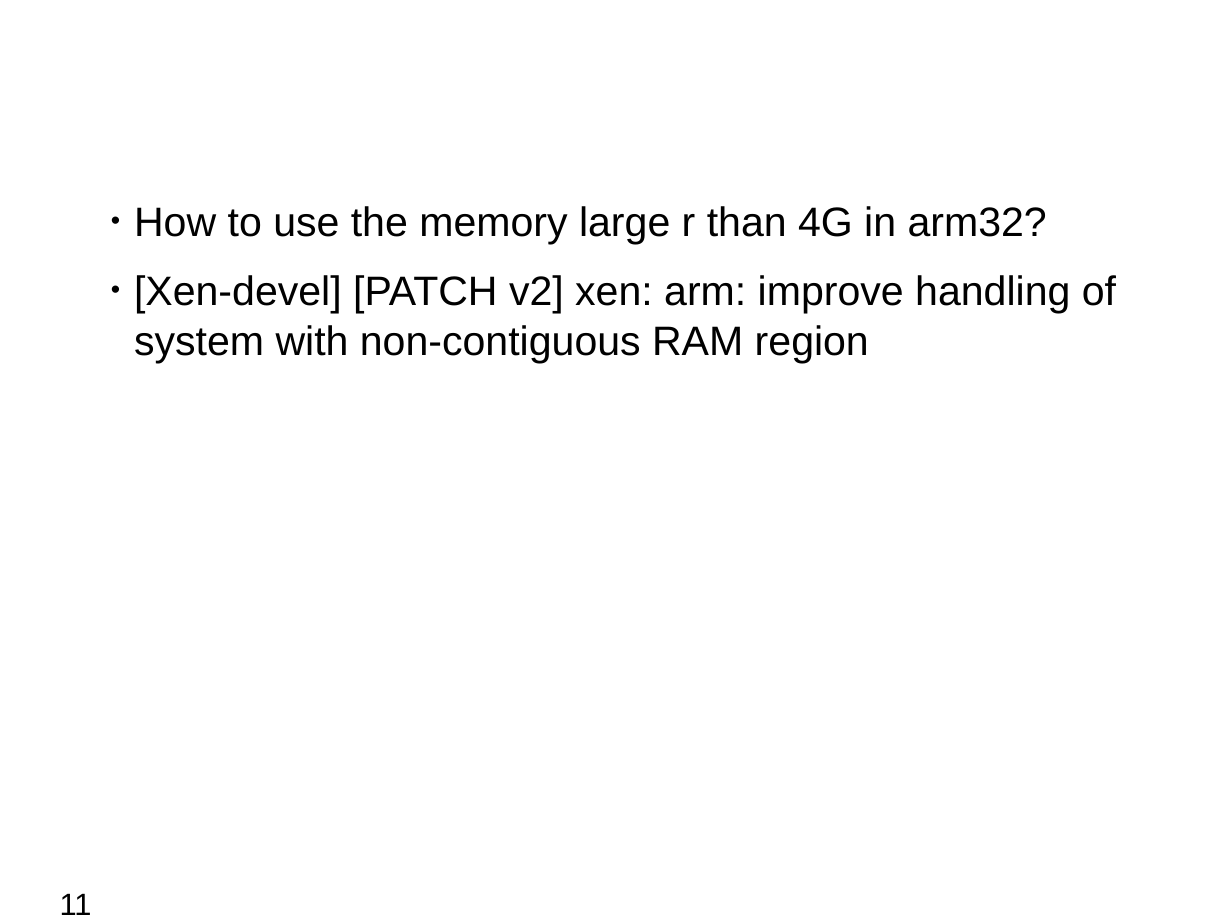
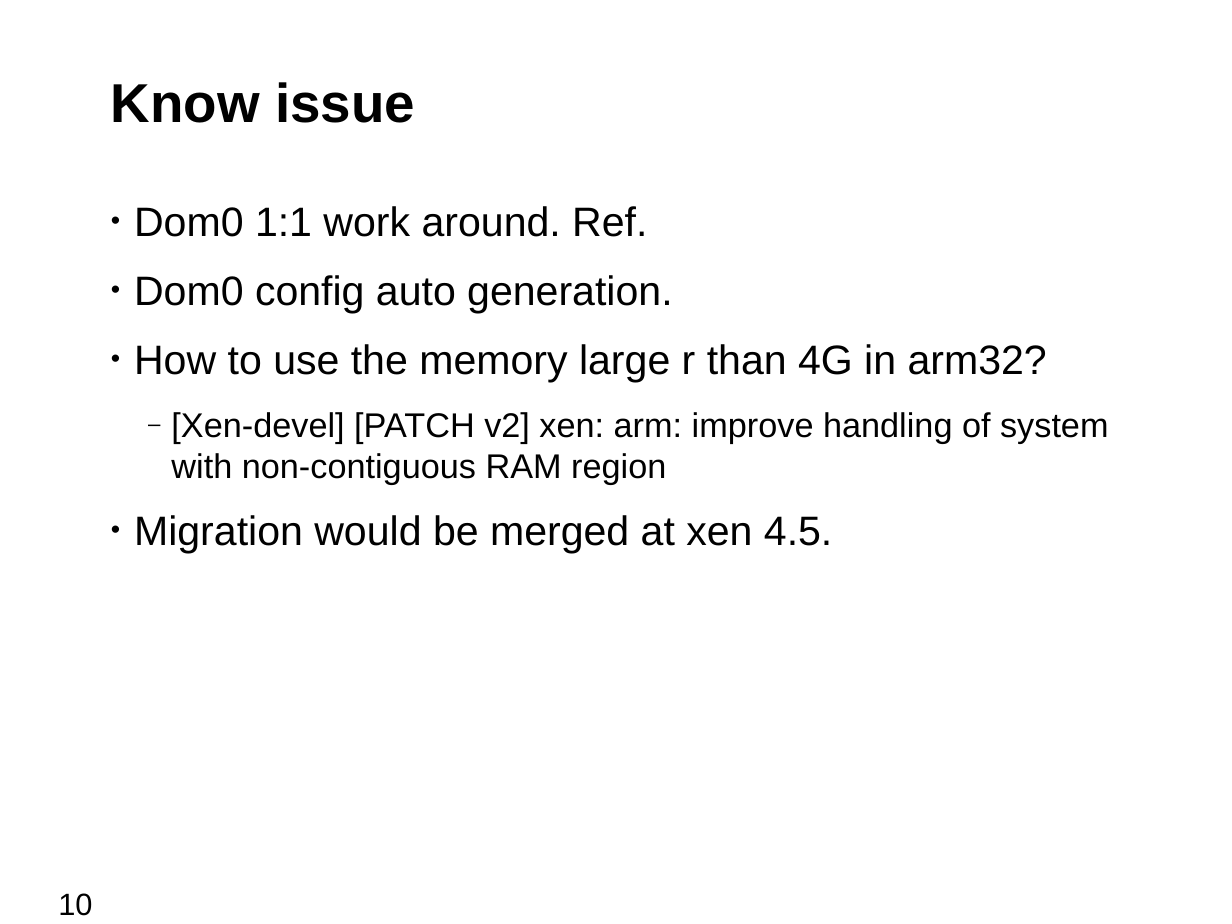
Before and after one commit to bjzhang/open_log, a slide deck: slide 10 of novell/community/ouros/xen_on_cubietruck.odp (slide 11 before the commit). Drawn at 1232x924 pixels with LibreOffice and Linux fonts; fonts in the diff are those of the drawing; background and template pictures are left out. Boxes give left, top, right and bottom in pixels: in the first picture for what was removed or moved away, otherwise in the second. Text is boxed around its words. In the diff, an @@ line names an element or a change of style, - is before the commit and + after.

```diff
--- a/novell/community/ouros/xen_on_cubietruck.odp
+++ b/novell/community/ouros/xen_on_cubietruck.odp
@@ title added at (111,82,415,123), 32 pt, text #000000, bold @@
+Know issue
@@ text at (134,206,672,314): paragraphs added @@
+• Dom0 1:1 work around. Ref.
+• Dom0 config auto generation.
@@ text at (171,412,1108,484): size 24 to 20 pt in "[Xen-devel] [PATCH v2] xen: arm: improve handling ..."; bullet • to ‒; list level 1 to 2 in "[Xen-devel] [PATCH v2] xen: arm: ..." @@
@@ text at (134,515,832,554): paragraph added @@
+• Migration would be merged at xen 4.5.
@@ page number at (58,893,92,916): text changed @@
-11
+10
```
Also in this commit, not shown: 1 other slide changed, 10 slides added, 1 slide removed, 2 other files.
